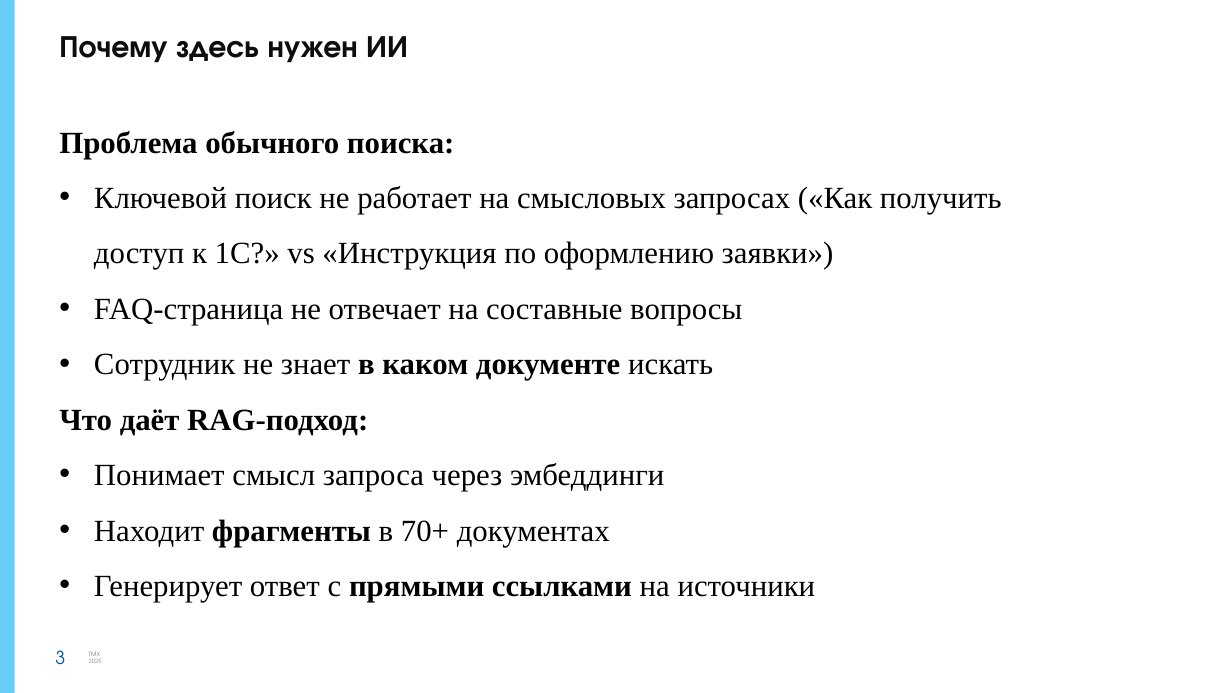
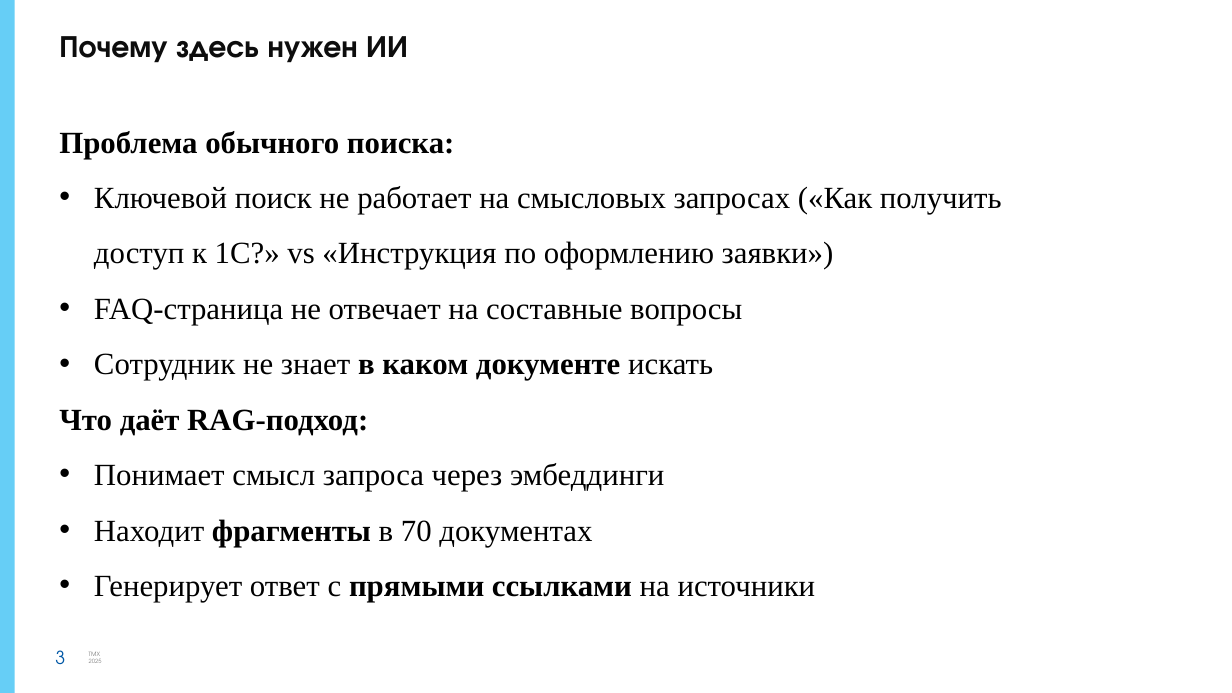
Before and after one commit to ssdanilenko-glitch/II_assistant_final, a slide deck: slide 3 of docs/presentation.pptx. Drawn at 1232x693 pixels with LibreOffice and Linux fonts; fonts in the diff are those of the drawing; background and template pictures are left out. Boxes give left, top, right and bottom in pixels: in the first picture for what was removed or moved away, otherwise in the second. Text is boxed around its words. In the diff, an @@ line names an element or a change of style, - is before the commit and + after.

```diff
--- a/docs/presentation.pptx
+++ b/docs/presentation.pptx
@@ text at (94,519,592,547): text changed @@
-• Находит фрагменты в 70+ документах
+• Находит фрагменты в 70 документах
```
Also in this commit, not shown: 9 other slides changed, 1 slide added, 1 slide removed, 37 other files.
